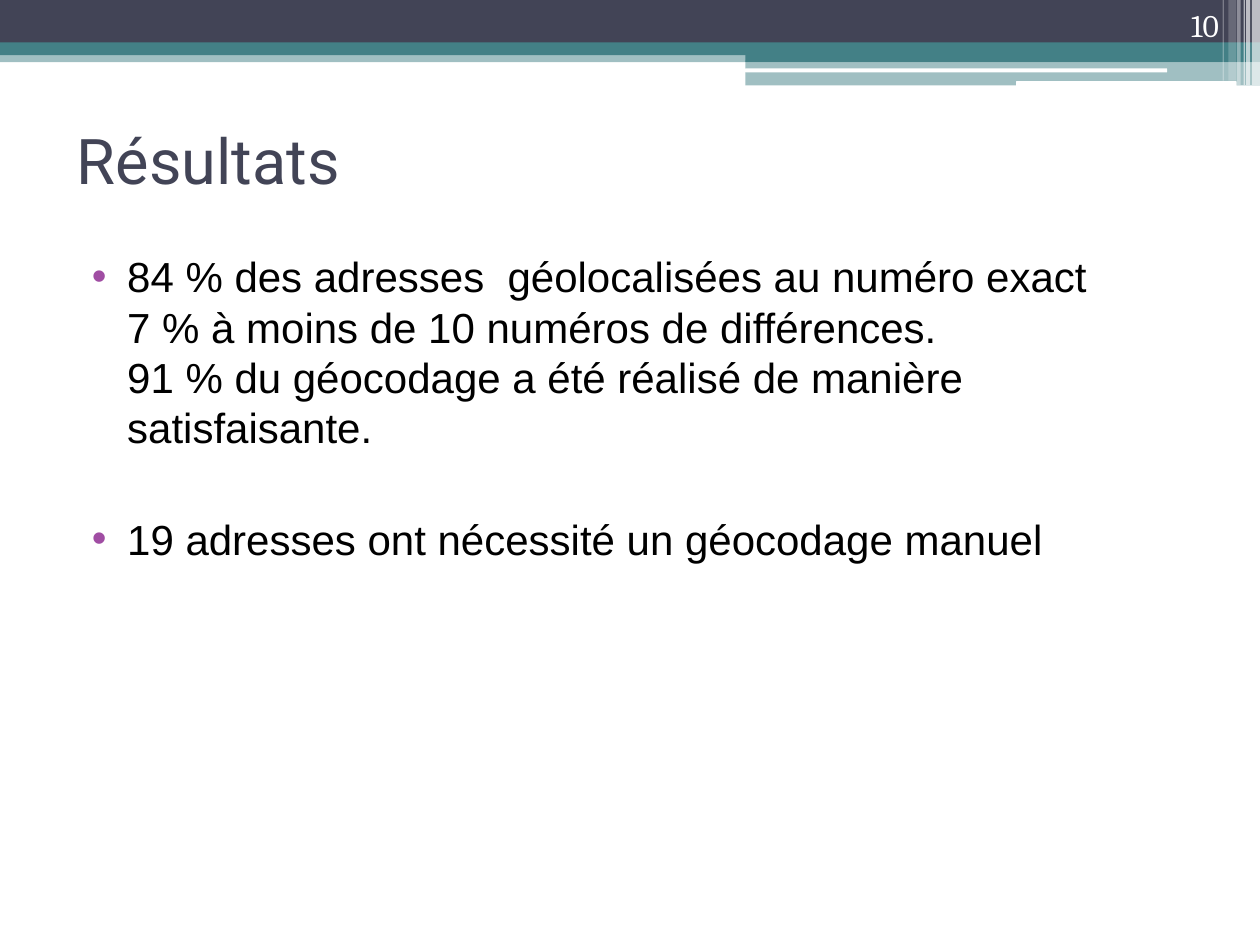
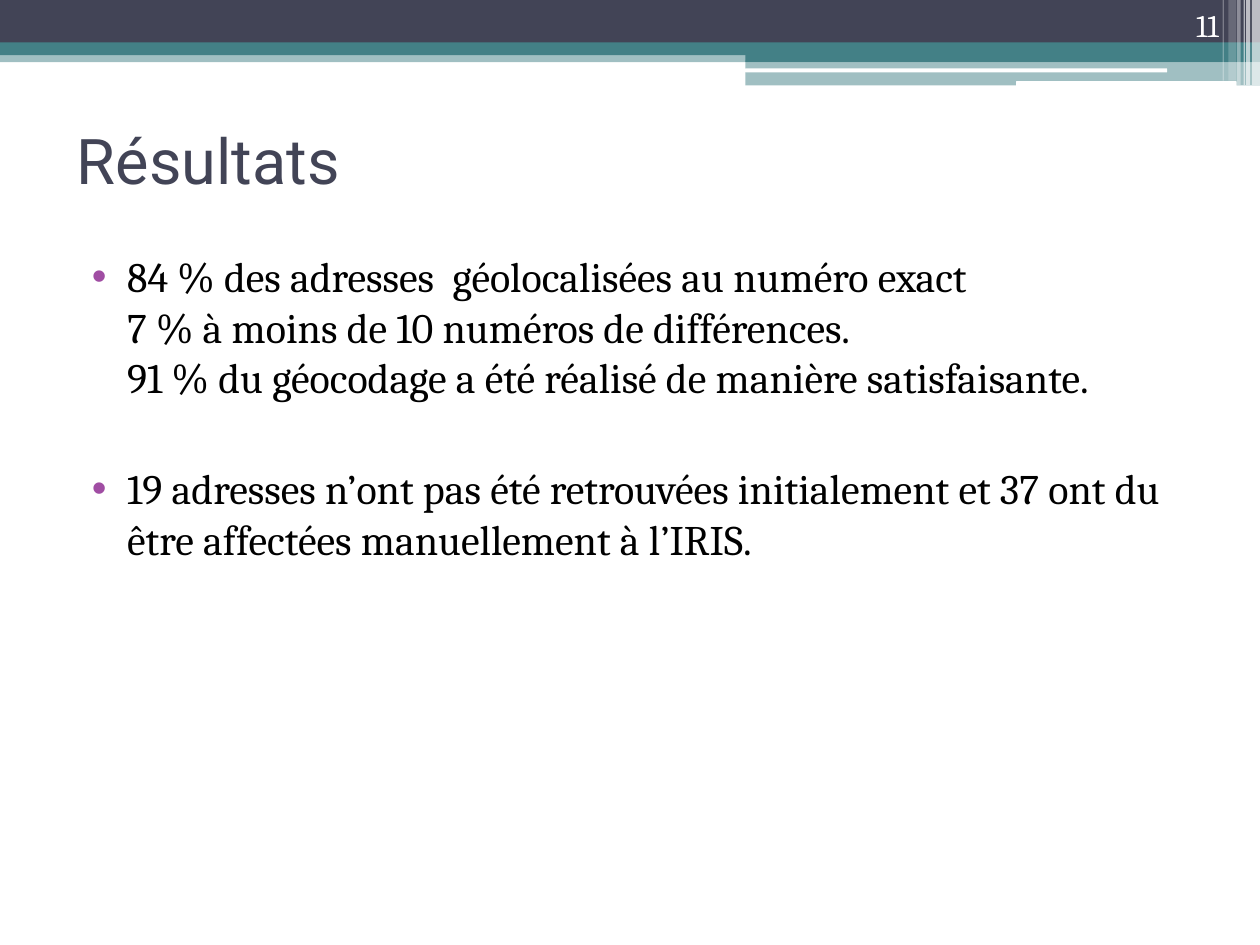
Before and after one commit to axedup/these, a slide deck: slide 11 of presentation_pmi.ppt (slide 10 before the commit). Drawn at 1260x945 pixels with LibreOffice and Linux fonts; fonts in the diff are those of the drawing. Boxes give left, top, right and bottom in pixels: in the first picture for what was removed or moved away, otherwise in the second. Text is boxed around its words. In the diff, an @@ line names an element or a change of style, - is before the commit and + after.

```diff
--- a/presentation_pmi.ppt
+++ b/presentation_pmi.ppt
@@ page number at bbox=[1196, 16, 1219, 45]: text changed @@
-10
+11
@@ text at bbox=[127, 262, 1089, 403]: font Arial to Cambria in "84 % des adresses géolocalisées au numéro ..." @@
@@ text at bbox=[127, 474, 1160, 556]: text changed; font Arial to Cambria @@
-• 19 adresses ont nécessité un géocodage manuel
+• 19 adresses n’ont pas été retrouvées initialement et 37 ont du être affectées manuellement à l’IRIS.
```
Also in this commit, not shown: 5 other slides changed, 9 slides added, 2 slides removed, 1 other file.
